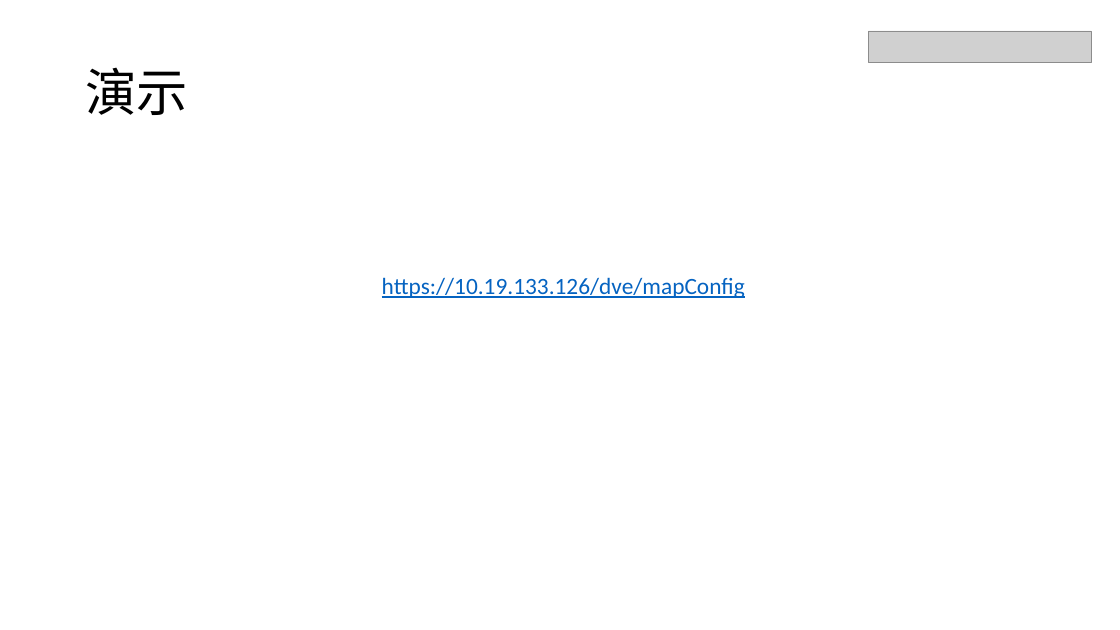
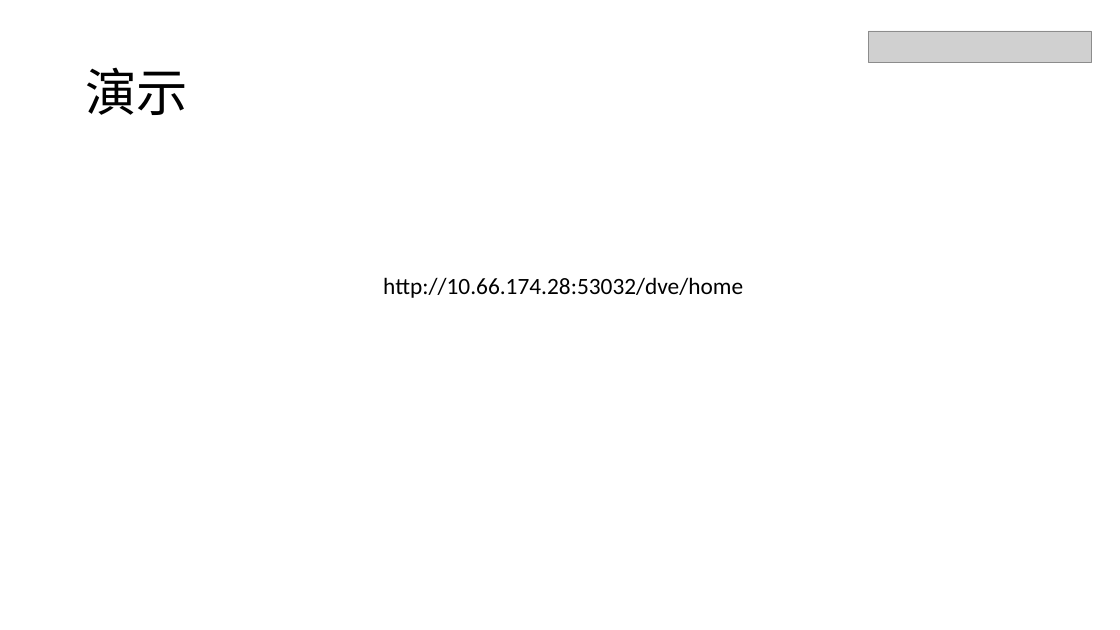
Before and after one commit to jxderic/jxderic.github.io, a slide deck: slide 11 of _posts/2019/动视引擎组件介绍.pptx (slide 10 before the commit). Drawn at 1120x630 pixels with LibreOffice and Linux fonts; fonts in the diff are those of the drawing; grey boxes stand for pictures. Boxes give left, top, right and bottom in pixels: in the first picture for what was removed or moved away, otherwise in the second. Text is boxed around its words. In the diff, an @@ line names an element or a change of style, - is before the commit and + after.

```diff
--- a/_posts/2019/动视引擎组件介绍.pptx
+++ b/_posts/2019/动视引擎组件介绍.pptx
@@ text at (383, 277, 743, 298): text changed; text colour #0563C1 to #000000 @@
-https://10.19.133.126/dve/mapConfig
+http://10.66.174.28:53032/dve/home
```
Also in this commit, not shown: 1 slide added.
